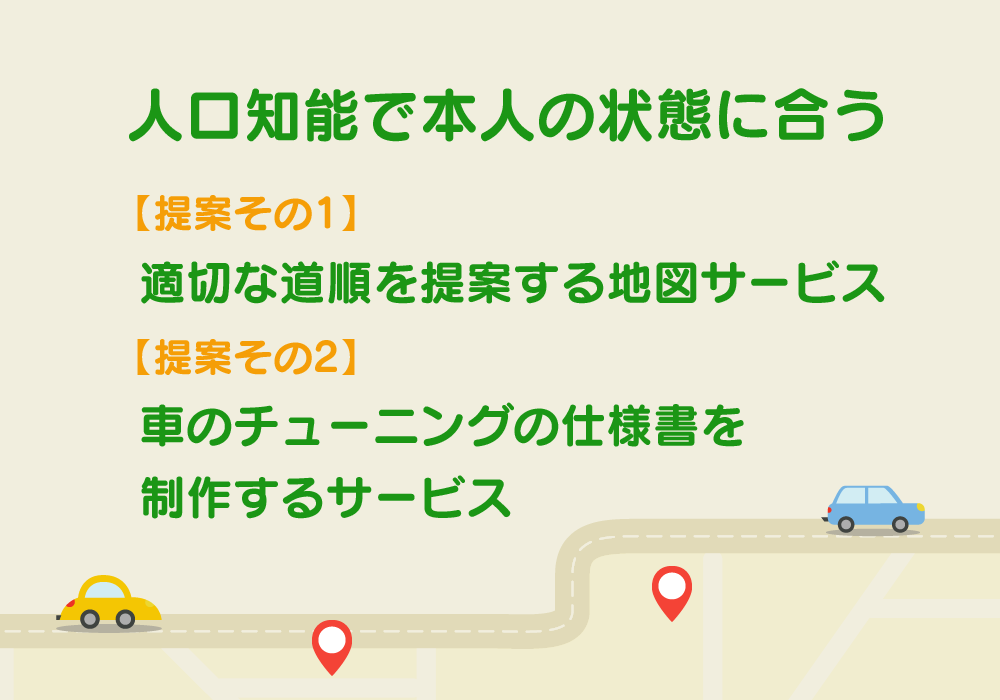
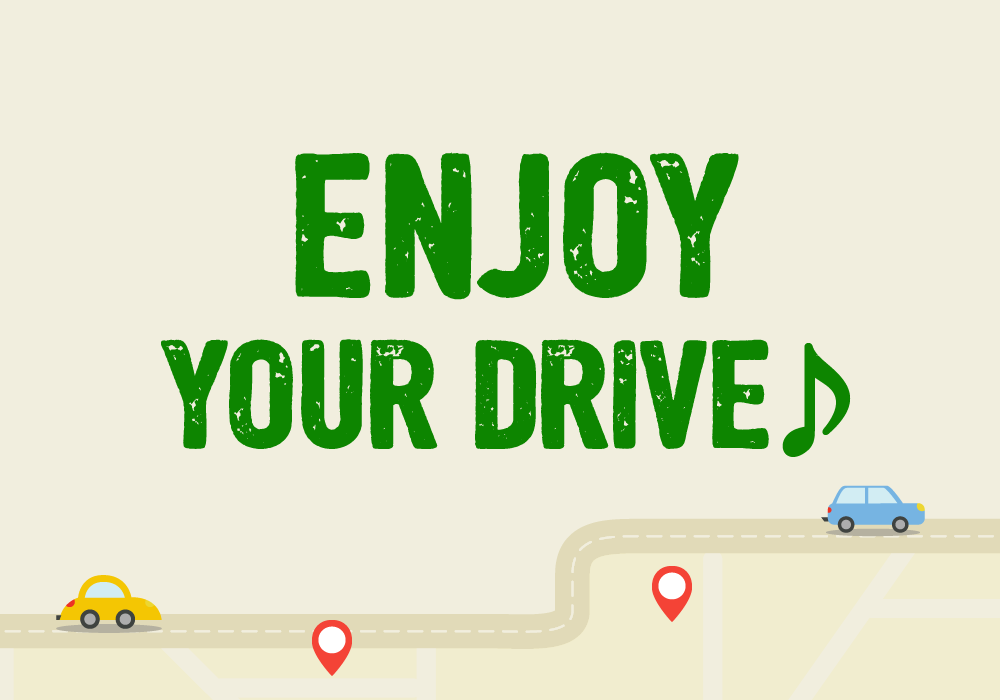
Layer changes from the first 1000px x 700px image to the second:
added layer "Enjoy Your Drive♪" (linear burn) above "グループ 13" over <box>161,152,851,457</box>
hid group "グループ 13" (2 layers) over <box>129,88,885,519</box>
renamed "【提案その1】 適切な道順を提案する地図サービス 【提案その2】 車のチューニングの仕様書を 制作するサービス" to "【提案その1】 適切な道順を提案する地図サービス 【提案その2】 本人に合わせた自動チューニング", painted on it over <box>137,195,885,519</box>
